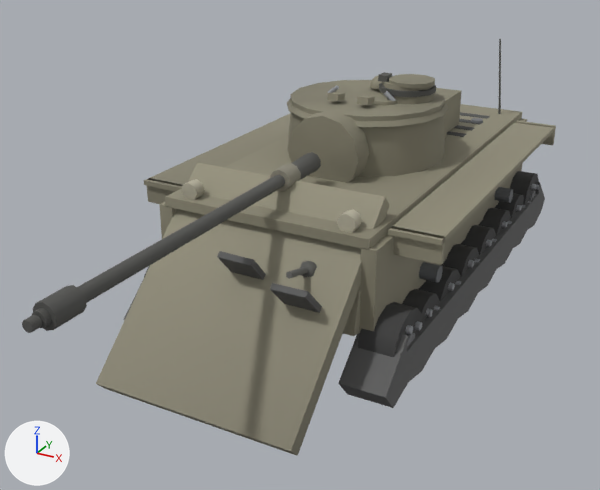
What one commit did to the glTF model client/assets/models/firefly.glb.
Camera for both pictures: a 50 mm camera at (4.49, -10.21, 5.32) aimed at (-0.14, -1.8, 1.11). Every picture has the same lights, and +X, +Y and +Z are marked at lower left. The picture after the commit comes second. Where no turn or scale is listed for an object, it has been applied to the vertices. Vertices at exactly the same position are counted once.

In view in the first picture: 'barrel', 'glacis', 'hullSide', 'hullTop', 'mantlet', 'tracks', 'turretFront', 'turretRoof', 'turretSide', 'wheel11', 'wheel13', 'wheel14' and 8 more.
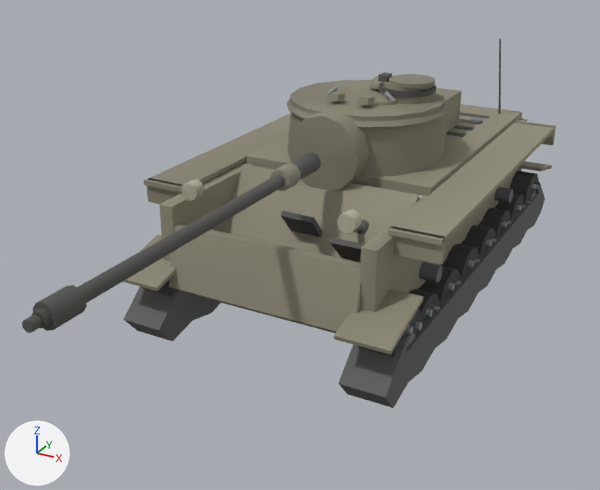
What the commit changed:
me_mesh_16 is used by ob_tracks; location (0.0, 0.0, 0.0).
me_mesh_16 had 160 vertices, 296 faces and spanned x -1.75..1.75, y -3.38..3.38, z 0.1..1.11.
me_mesh_16 now has 192 vertices, 344 faces and spans x -1.79..1.79, y -3.42..3.38, z 0.1..1.2.
Part 1, on me_mesh_16:
16 vertices are added at x -1.79..1.15, y -3.42..3.37, z 0.92..1.2.
16 new vertices lie (0.64, 0.0, 0.0) away from vertices in x -1.79..1.15, y -3.42..3.37, z 0.92..1.2.
48 new faces join them.
me_mesh_18 is used by ob_glacis; location (0.0, 0.0, 0.0).
Before the commit, vertices of me_mesh_18: 0 (1.23, -2.39, 2.19) at pixel (385, 196), 1 (1.23, -4.48, 0.24) at pixel (290, 451), 2 (1.23, -2.25, 2.05) at pixel (389, 205), 3 (1.23, -4.34, 0.1) at pixel (297, 455), 4 (-1.23, -2.25, 2.05).
Before the commit, vertices of me_mesh_18: 5 (-1.23, -4.34, 0.1) at pixel (105, 388), 6 (-1.23, -2.39, 2.19) at pixel (197, 162), 7 (-1.23, -4.48, 0.24) at pixel (95, 383).
me_mesh_18 had 80 vertices, 132 faces and spanned x -1.23..1.23, y -4.48..-2.0, z 0.1..2.19.
me_mesh_18 now has 80 vertices, 132 faces and spans x -1.23..1.23, y -2.72..-0.65, z 0.48..1.98.
me_mesh_18 part 2: the loose piece of 26 vertices spanning x 0.56..0.8, y -3.21..-2.97, z 1.35..1.59 is moved by (0.0, 1.35, 0.0).
me_mesh_18 part 3: the loose piece of 14 vertices spanning x 0.65..0.72, y -3.53..-3.07, z 1.46..1.65 is moved by (0.0, 1.35, 0.0).
me_mesh_18 part 4: the loose piece of 8 vertices spanning x -0.21..0.25, y -3.57..-2.96, z 1.05..1.7 is moved by (0.0, 1.35, 0.0).
me_mesh_18 part 5: the loose piece of 8 vertices spanning x 0.56..1.01, y -3.72..-3.11, z 0.91..1.56 is moved by (0.0, 1.35, 0.0).
Part 6, on me_mesh_18:
Vertices 0, 2, 4, 6 of me_mesh_18 move by (0.0, 1.02, -0.31).
Vertices 1, 3, 5, 7 of me_mesh_18 move by (0.0, 1.76, 0.38).
Other edits to the shape of me_mesh_18 do not show in these pictures.
me_mesh_21 is used by ob_hulltop; location (0.0, 0.0, 0.0).
Before the commit, vertices of me_mesh_21: 0 (1.31, -2.95, 1.92) at pixel (369, 239), 1 (1.31, -2.95, 1.8) at pixel (368, 250), 6 (-1.31, -2.95, 1.92) at pixel (164, 196), 7 (-1.31, -2.95, 1.8) at pixel (165, 206).
me_mesh_21 had 76 vertices, 124 faces and spanned x -1.31..1.31, y -2.95..2.95, z 1.8..1.96.
me_mesh_21 now has 76 vertices, 124 faces and spans x -1.31..1.31, y -1.15..2.95, z 1.8..1.96.
Part 7, on me_mesh_21:
Vertices 0, 1, 6, 7 of me_mesh_21 move by (0.0, 1.8, 0.0).

Pixel boxes [x1, y1, x2, y2] of what changed, in the pictures (600 x 490 px; the box of a moved part takes in the faces that stretch with it):
'glacis', reshaped: before [96, 162, 390, 456]; after [195, 164, 420, 333]
'tracks', reshaped (9% taller): before [123, 182, 545, 408]; after [123, 161, 552, 408]
'hullTop', reshaped (23% narrower, 37% shorter): before [165, 104, 522, 250]; after [247, 104, 522, 196]
part 1 of me_mesh_16, added: after [123, 161, 552, 355]
part 2 of me_mesh_18, moved or reshaped: before [300, 261, 317, 278]; after [356, 220, 369, 234]
part 3 of me_mesh_18, moved or reshaped: before [286, 267, 308, 279]; after [346, 225, 362, 234]
part 4 of me_mesh_18, moved or reshaped: before [217, 251, 266, 280]; after [281, 211, 323, 237]
part 5 of me_mesh_18, moved or reshaped: before [270, 283, 322, 313]; after [330, 238, 365, 262]
part 6 of me_mesh_18, moved or reshaped: before [96, 162, 390, 456]; after [195, 164, 420, 333]
'lowerPlate', unchanged, uncovered by the edit: before [343, 285, 361, 336]; after [169, 223, 361, 331]
'wheel14', unchanged, covered by the edit: before [358, 302, 422, 357]; after [358, 309, 422, 357]
